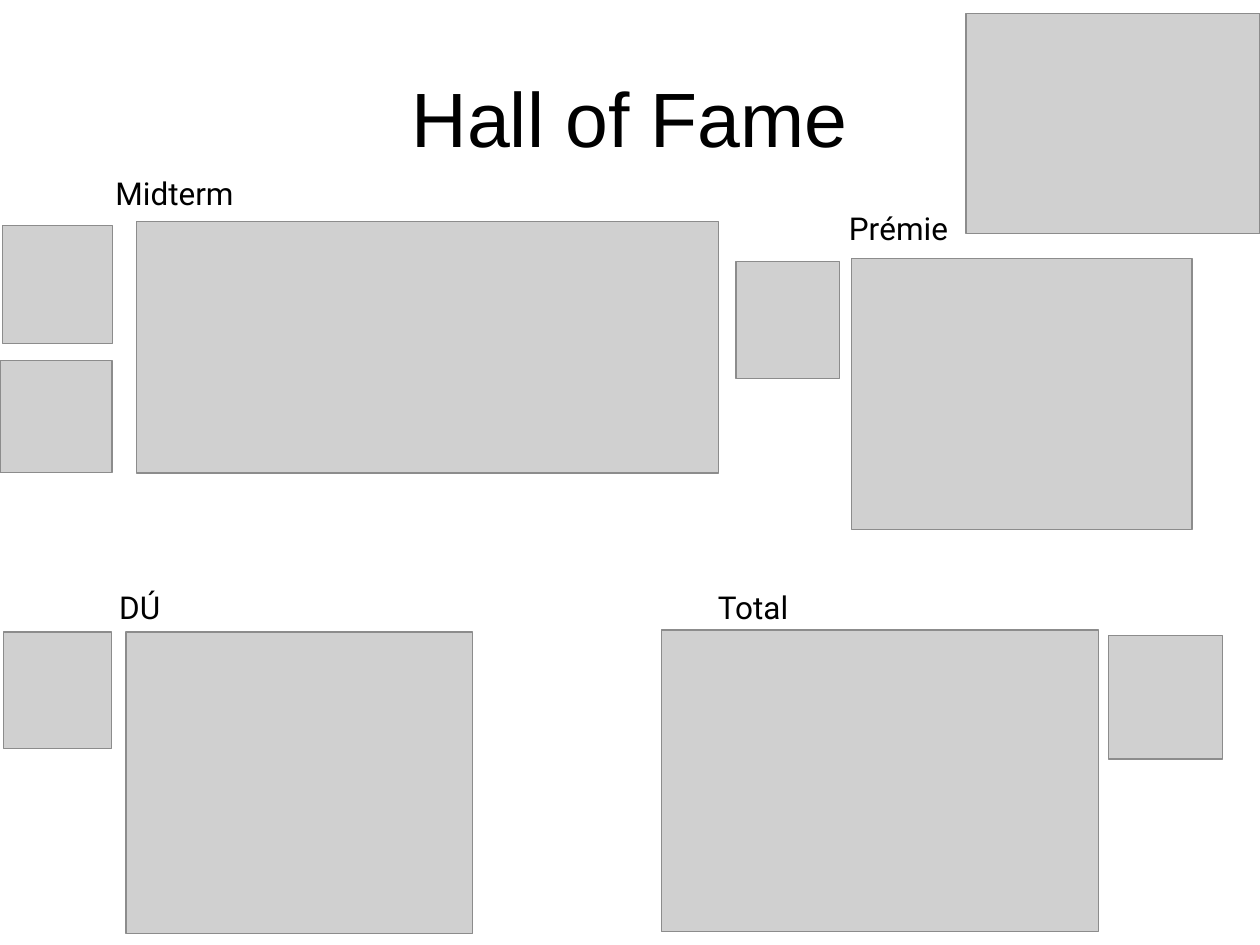
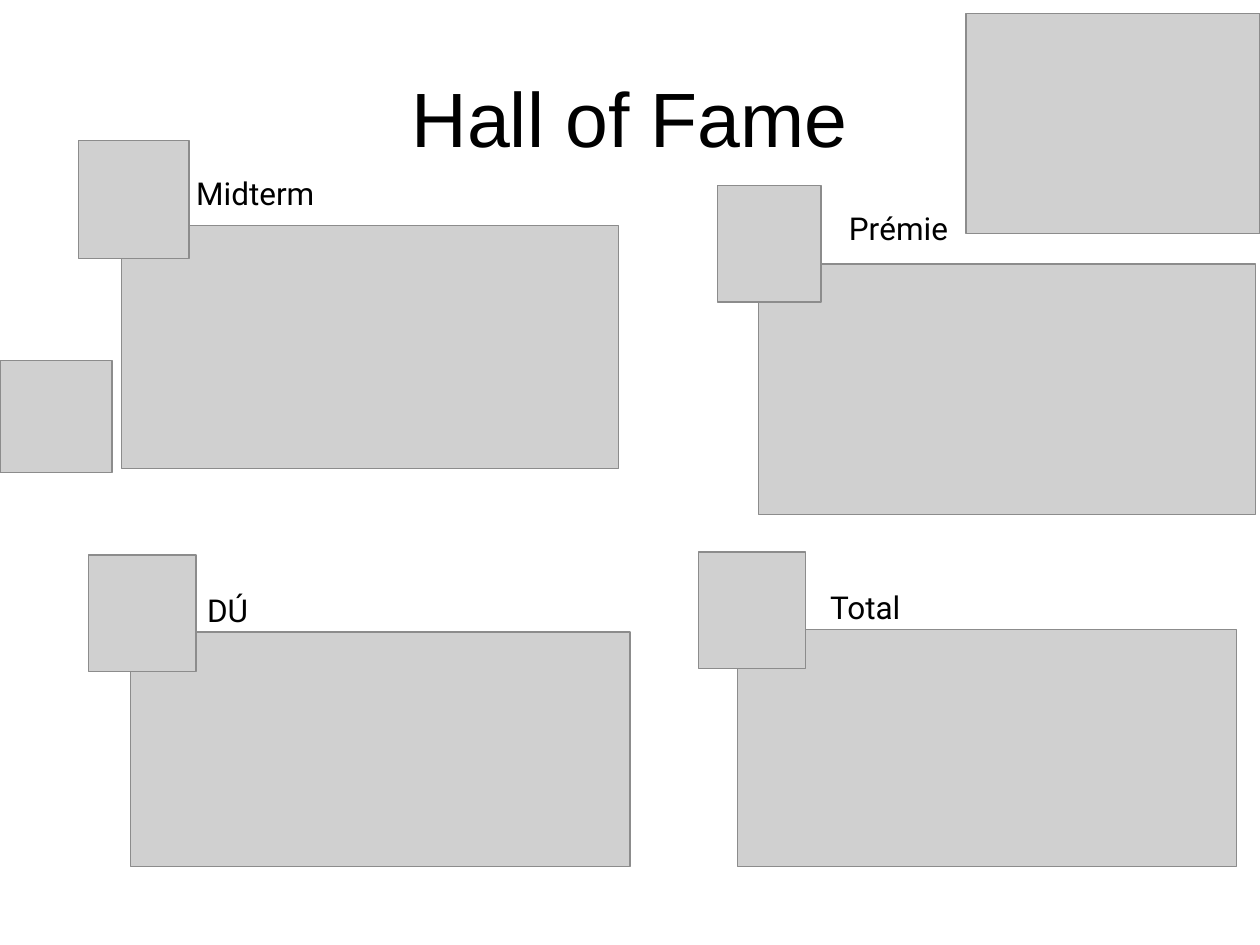
Before and after one commit to Programovanie4/Prednasky, a slide deck: slide 3 of 10/10_java.ppt (slide 2 before the commit). Drawn at 1260x945 pixels with LibreOffice and Linux fonts; fonts in the diff are those of the drawing; grey boxes stand for pictures. Boxes give left, top, right and bottom in pixels: in the first picture for what was removed or moved away, otherwise in the second. Text is boxed around its words. In the diff, an @@ line names an element or a change of style, - is before the commit and + after.

```diff
--- a/10/10_java.ppt
+++ b/10/10_java.ppt
@@ picture: place and size @@
-picture at box(3, 226, 113, 344)
+picture at box(79, 141, 189, 260)
@@ text "Midterm": place and size @@
-text "Midterm" at box(115, 181, 233, 206)
+text "Midterm" at box(196, 181, 314, 206)
@@ picture: place and size @@
-picture at box(736, 262, 839, 379)
+picture at box(717, 185, 820, 302)
@@ picture: place and size @@
-picture at box(136, 222, 718, 474)
+picture at box(122, 226, 619, 469)
@@ picture: place and size @@
-picture at box(852, 258, 1192, 529)
+picture at box(759, 265, 1255, 515)
@@ picture: place and size @@
-picture at box(4, 633, 111, 750)
+picture at box(88, 554, 195, 672)
@@ picture: place and size @@
-picture at box(1109, 636, 1223, 760)
+picture at box(698, 552, 805, 668)
@@ text "DÚ": place and size @@
-text "DÚ" at box(119, 590, 160, 620)
+text "DÚ" at box(207, 594, 248, 623)
@@ text "Total": place and size @@
-text "Total" at box(718, 595, 788, 620)
+text "Total" at box(830, 595, 900, 620)
@@ picture: place and size @@
-picture at box(126, 633, 472, 935)
+picture at box(131, 633, 630, 867)
@@ picture: place and size @@
-picture at box(662, 630, 1099, 932)
+picture at box(737, 630, 1236, 867)
```
Also in this commit, not shown: 4 other slides changed, 1 slide added, 3 other files.
